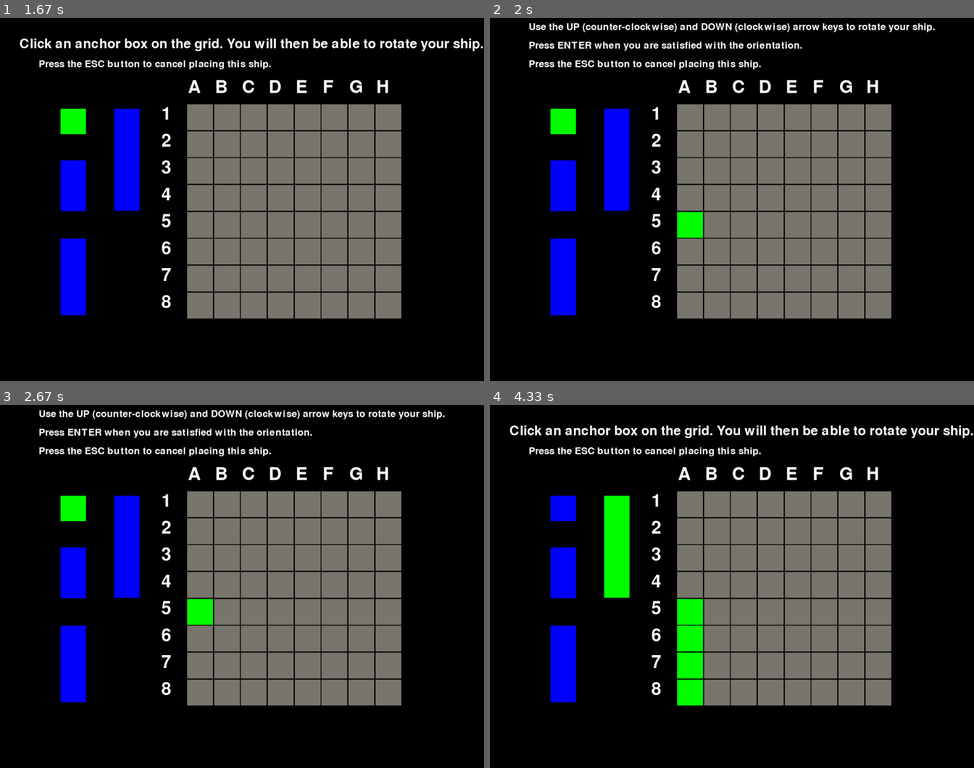
Above: before the commit, frames 1-4 (two rows, left to right).
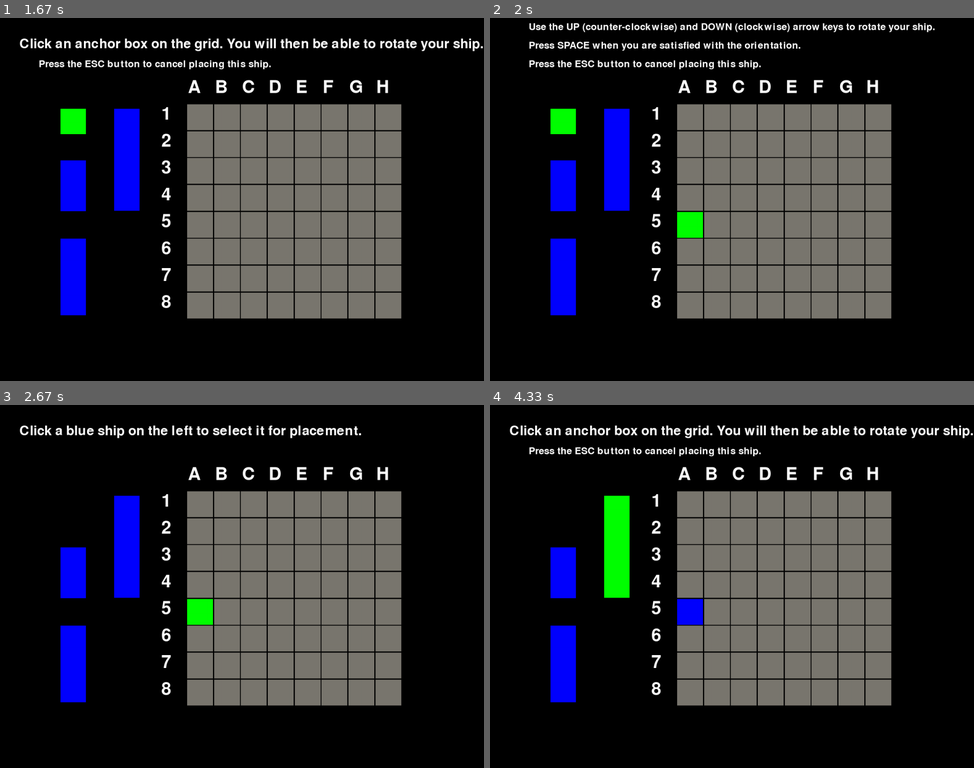
Above: after the commit, the same moments.

Repository: dsutton1080/GameOfThreadsProject1
Game: pygame game, started from pygame-testing/gui_states.py
Same seed, same stepped clock (60 frames per second), same inputs: the game is played once before the commit and once after it.
Inputs (mouse positions are in pixels of both pictures, inside the frame that each line leads up to):
- Up to frame 1 (1.67 s): tap Space at 0.33 s; press the mouse at (343, 279) at 0.7 s; move the mouse to (319, 253) at 0.8 s; release the mouse at (300, 232) at 0.93 s; press the mouse at (72, 119) at 1.13 s; move the mouse to (125, 174) at 1.23 s; release the mouse at (179, 224) at 1.37 s
- Up to frame 2 (2 s): click (698, 214) at 1.9 s
- Up to frame 3 (2.67 s): hold Up from 2.2 s (still down); move the mouse to (96, 477) at 2.23 s; tap Space at 2.27 s
- Up to frame 4 (4.33 s): release Up at 2.67 s; press the mouse at (615, 546) at 2.73 s; move the mouse to (659, 575) at 2.83 s; release the mouse at (702, 604) at 2.97 s; hold Esc 3.2-3.55 s; tap Space at 3.27 s; press the mouse at (615, 546) at 3.62 s; move the mouse to (765, 499) at 3.72 s; release the mouse at (915, 452) at 3.85 s; press the mouse at (615, 546) at 4.15 s; move the mouse to (693, 611) at 4.25 s

Frame 1 is identical in both runs. In frame 2, 0.7% of the frame differs, in the area x 14-65%, y 6-10%; in frame 3, 2.9%, in the area x 4-92%, y 1-32%; in frame 4, 1.9%.

Commit message:
Completed the core ship placement GUI functionality. If I have time, we can iron it out and make it a little more aesthetic.

Diff:
--- a/pygame-testing/gui_states.py
+++ b/pygame-testing/gui_states.py
@@ -134,6 +134,8 @@
     shipCoordsList = []
 
     while True:
+        if not shipQueue:
+            return list(filter(lambda e: not isinstance(e, tuple), shipCoordsList))
         for event in pygame.event.get():
             if event.type == pygame.QUIT:
                 pygame.quit()
@@ -145,14 +147,13 @@
                     highlight(screen, clickedShip, colors['GREEN'])
                     chosenLocation = run_choose_board_location(clickedShip, shipCoordsList)
                     if chosenLocation == None:
-                        screen.blit(instructionsTextBox1.surface, instructionsTextBox1.rect)
                         highlight(screen, clickedShip, colors['BLUE'])
                     else:
                         shipCoordsList += [chosenLocation]
                         shipQueue.remove(clickedShip)
-                        blit_objects(screen, shipQueue)
-                        screen.blit(instructionsTextBox1)
-
+                        highlight(screen, clickedShip, colors['BLACK'])
+                        # blit_objects(screen, shipQueue)
+        screen.blit(instructionsTextBox1.surface, instructionsTextBox1.rect)
         pygame.display.flip()
         pygame.time.delay(200)
 
@@ -186,21 +187,23 @@
         blit_board(screen, generate_placement_board(codePairs))
 
 
-    def wait_for_click(square):
+    def wait_for_click_display(board, square):
         while True:
+            blit_board(screen, board)
+            pygame.display.flip()
             for event in pygame.event.get():
                 if event.type == pygame.MOUSEBUTTONDOWN and square.rect.collidepoint(event.pos):
                     return True
                 elif event.type == pygame.MOUSEMOTION and not square.rect.collidepoint(event.pos):
                     return False
                 elif event.type == pygame.KEYDOWN and event.key == pygame.K_ESCAPE:
-                    print("Pressed ESC")
                     return None
+            pygame.time.delay(100)
 
 
     def run_rotate_ship(shipLength, anchorCoord, firstOrientation):
         instructionsTextBoxRotate = TextBox("Use the UP (counter-clockwise) and DOWN (clockwise) arrow keys to rotate your ship.", (96, 10), fontsize=36)
-        instructionsTextBoxEnter = TextBox("Press ENTER when you are satisfied with the orientation.", (96, 56), fontsize=36)
+        instructionsTextBoxEnter = TextBox("Press SPACE when you are satisfied with the orientation.", (96, 56), fontsize=36)
 
         screen.blit(instructionsTextBoxClick.surface, instructionsTextBoxClick.surface.fill(colors['BLACK']).move(instructionsTextBoxClick.window_coord))
 
@@ -227,12 +230,18 @@
                         orientation = (orientation + 1) % 4
                     elif event.key == pygame.K_DOWN and is_possible_orientation(anchorCoord, shipLength, orientation - 1, otherShipCoords):
                         orientation = (orientation - 1) % 4
+                    elif event.key == pygame.K_SPACE:
+                        cover_instructions(instructionsTextBoxRotate)
+                        cover_instructions(instructionsTextBoxEnter)
+                        cover_instructions(instructionsTextBoxEscape)
+                        cover_instructions(instructionsTextBoxClick)
+                        return placeList
             placeList = orientation_to_coord_list(anchorCoord, shipLength, orientation)
-            display_suggestion_placement_board(placeList)
+            blit_board(screen, generate_placement_board(encode_placement_board(placeList, otherShipCoords)))
             pygame.display.flip()
             pygame.time.delay(100)
 
-
+    blit_board(screen, initialBoard)
     screen.blit(ship.surface, ship.rect)
     screen.blit(instructionsTextBoxClick.surface, instructionsTextBoxClick.rect)
     screen.blit(instructionsTextBoxEscape.surface, instructionsTextBoxEscape.rect)
@@ -244,7 +253,6 @@
                 pygame.quit()
                 sys.exit()
             elif event.type == pygame.KEYDOWN and event.key == pygame.K_ESCAPE:
-                print("Pressed ESC")
                 return None
             elif event.type == MOUSEMOTION:
                 hoveredSquare = get_hovered_square(event.pos)
@@ -252,11 +260,13 @@
                     firstOrientation = first_possible_orientation(hoveredSquare.grid_coord, ship.length, otherShipCoords)
                     if not firstOrientation == None:
                         suggestionCoords = orientation_to_coord_list(hoveredSquare.grid_coord, ship.length, firstOrientation)
-                        display_suggestion_placement_board(suggestionCoords)
-                        pygame.display.flip()
-                        didClick = wait_for_click(hoveredSquare)
+                        displayBoard = generate_placement_board(encode_placement_board(suggestionCoords, otherShipCoords))
+                        didClick = wait_for_click_display(displayBoard, hoveredSquare)
                         if didClick:
-                            return run_rotate_ship(ship.length, hoveredSquare.grid_coord, firstOrientation)
+                            placed = run_rotate_ship(ship.length, hoveredSquare.grid_coord, firstOrientation)
+                            if not placed == None:
+                                otherShipCoords += placed
+                                return placed
                         else:
                             escape_placement()
                             if didClick == None:
@@ -268,4 +278,5 @@
 
 run_start()
 num = run_get_number_ships()
-run_place_ships(num)
+test = run_place_ships(num)
+print(test)
